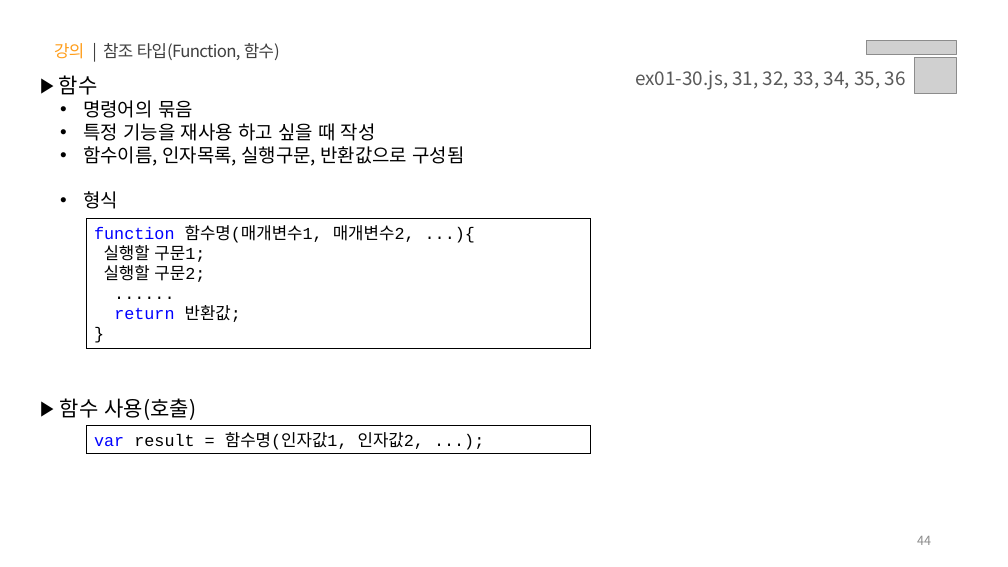
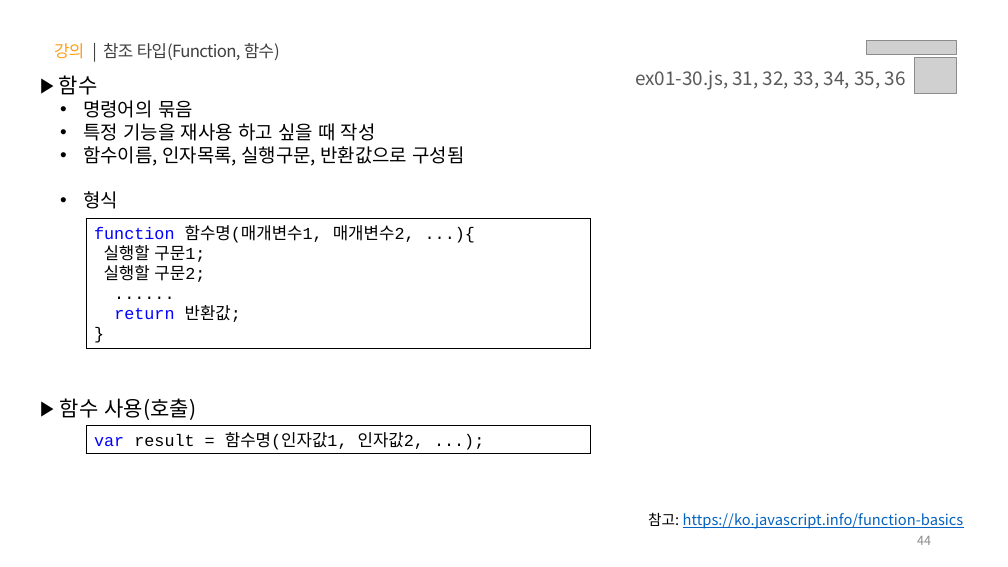
Before and after one commit to yebin-jeong/learn-js, a slide deck: slide 44 of PPT/01.자바스크립트 - 기초 문법.pptx. Drawn at 1008x567 pixels with LibreOffice and Linux fonts; fonts in the diff are those of the drawing; grey boxes stand for pictures. Boxes give left, top, right and bottom in pixels: in the first picture for what was removed or moved away, otherwise in the second. Text is boxed around its words. In the diff, an @@ line names an element or a change of style, - is before the commit and + after.

Commit message:
📝 참고 URL 추가

```diff
--- a/PPT/01.자바스크립트 - 기초 문법.pptx
+++ b/PPT/01.자바스크립트 - 기초 문법.pptx
@@ text added at (x1=648, y1=512, x2=964, y2=529), 14 pt, text #0563C1, underline @@
+참고: https://ko.javascript.info/function-basics
```
Also in this commit, not shown: 45 other slides changed.
